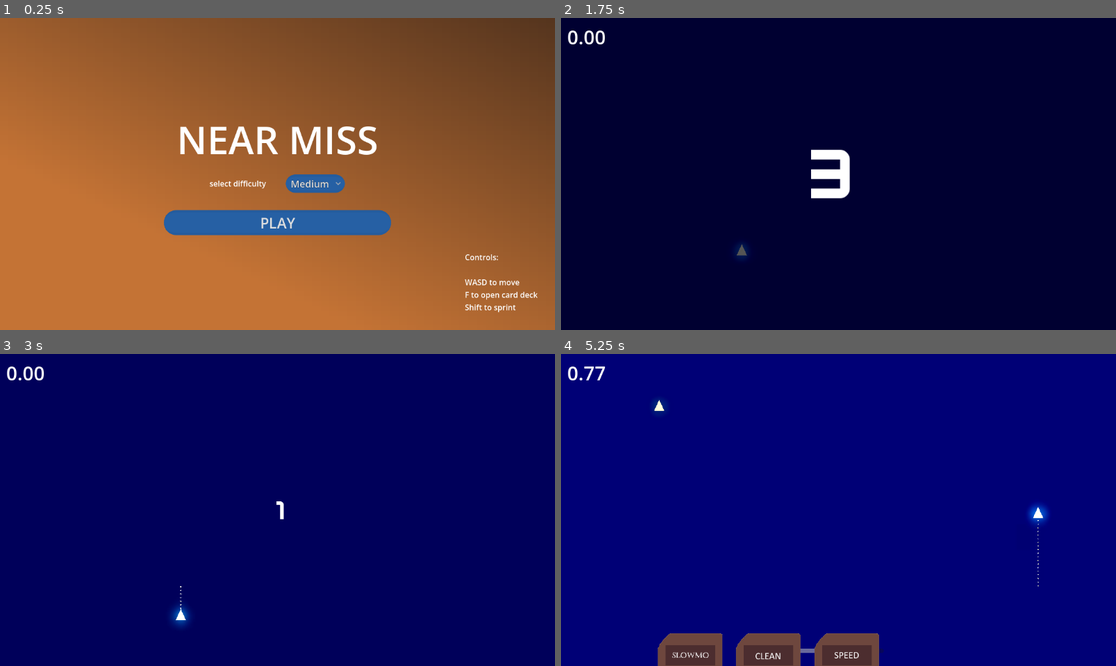
Above: before the commit, frames 1-4 (two rows, left to right).
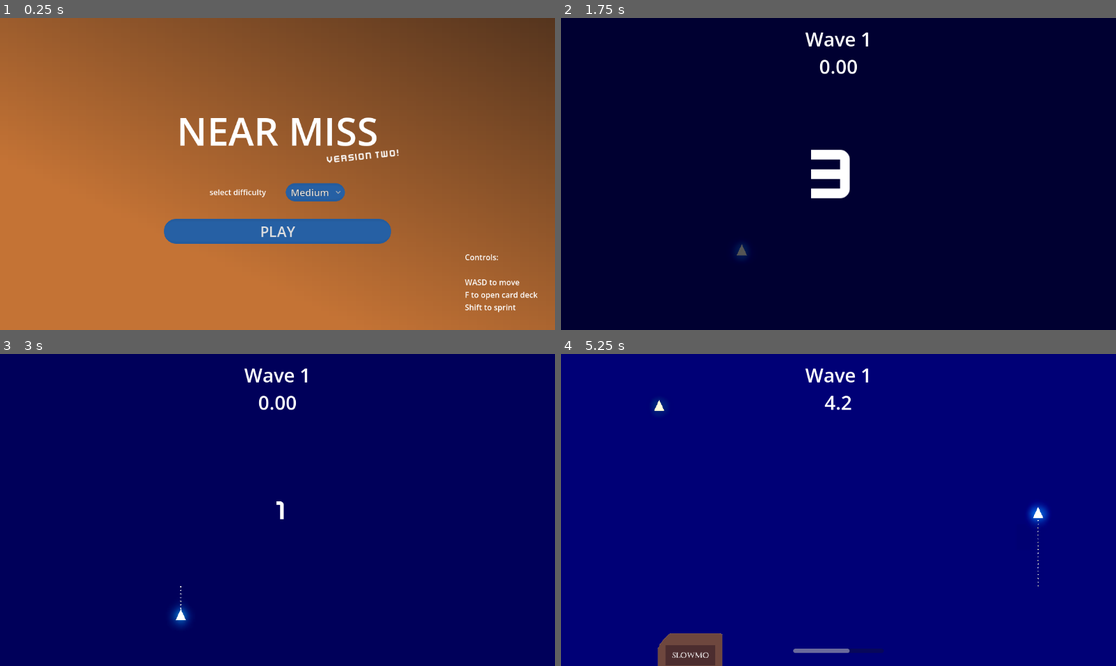
Above: after the commit, the same moments.

Repository: VeryUsual/near-miss
Game: Godot game, scene res://Scenes/MainMenu.tscn
Two runs of this game, one before a commit and one after it. Both use one fixed random seed, a clock stepped at 60 frames per second and the inputs below.
Inputs (mouse positions are in pixels of both pictures, inside the frame that each line leads up to):
- Up to frame 1 (0.25 s): no input
- Up to frame 2 (1.75 s): click "PLAY" at 0.5 s; click "PLAY" at 1.25 s
- Up to frame 3 (3 s): tap Enter at 2 s; move the mouse to (399, 494) at 2.02 s; hold D (right) 2.03-2.78 s; hold F (open_deck) 2.03-2.78 s; click (399, 494) at 2.17 s; move the mouse to (166, 525) at 2.77 s; hold S (down) from 2.78 s (still down); tap F (open_deck) at 2.85 s; click (166, 525) at 2.92 s
- Up to frame 4 (5.25 s): move the mouse to (894, 441) at 3.52 s; release S (down) at 3.53 s; hold D (right) 3.53-4.28 s; hold Shift (shift) 3.53-4.28 s; click (894, 441) at 3.67 s; tap F (open_deck) at 3.8, 4.55 s; move the mouse to (810, 572) at 4.27 s; hold W (up) 4.28-5.03 s; tap Alt at 4.35 s; click (810, 572) at 4.42 s; move the mouse to (1005, 556) at 5.02 s; hold A (left) from 5.03 s (still down); hold F (open_deck) from 5.03 s (still down); click (1005, 556) at 5.17 s

The runs differ from the first frame. In frame 1, 5.5% of the frame differs, in the area x 29-72%, y 31-73%; in frame 2, 0.5%; in frame 3, 0.5%; in frame 4, 2.8%.

Commit message:
changed from time based to wave based

Diff:
--- a/Scenes/MainMenu.tscn
+++ b/Scenes/MainMenu.tscn
@@ -2,6 +2,7 @@
 
 [ext_resource type="Script" uid="uid://xtw4a12twvyn" path="res://Scripts/main_menu.gd" id="1_tt5f1"]
 [ext_resource type="Theme" uid="uid://c4qdf6fn2x41n" path="res://Assets/Themes/MainMenuButtonTheme.tres" id="2_853f1"]
+[ext_resource type="FontFile" uid="uid://dyn4sgxgayjhq" path="res://Assets/Fonts/Kenney Future Narrow.ttf" id="2_ghw46"]
 [ext_resource type="PackedScene" uid="uid://c4w65u4ii1rdu" path="res://Scenes/fadetransition.tscn" id="3_8saeu"]
 
 [sub_resource type="Gradient" id="Gradient_853f1"]
@@ -32,6 +33,24 @@
 grow_vertical = 2
 theme_override_styles/panel = SubResource("StyleBoxTexture_853f1")
 
+[node name="VersionTwoText" type="Label" parent="." unique_id=1461526305]
+layout_mode = 1
+anchors_preset = 8
+anchor_left = 0.5
+anchor_top = 0.5
+anchor_right = 0.5
+anchor_bottom = 0.5
+offset_left = 105.0
+offset_top = -40.5
+offset_right = 251.0
+offset_bottom = -17.5
+grow_horizontal = 2
+grow_vertical = 2
+rotation = -0.10297442
+theme_override_fonts/font = ExtResource("2_ghw46")
+theme_override_font_sizes/font_size = 20
+text = "Version Two!"
+
 [node name="VBoxContainer" type="VBoxContainer" parent="." unique_id=875042489]
 layout_mode = 1
 anchors_preset = 15
@@ -50,6 +69,12 @@
 text = "NEAR MISS"
 horizontal_alignment = 1
 vertical_alignment = 1
+
+[node name="Control2" type="Control" parent="VBoxContainer" unique_id=672136414]
+layout_mode = 2
+
+[node name="Control3" type="Control" parent="VBoxContainer" unique_id=923795200]
+layout_mode = 2
 
 [node name="HBoxContainer" type="HBoxContainer" parent="VBoxContainer" unique_id=1142377346]
 layout_mode = 2
--- a/Scenes/game.tscn
+++ b/Scenes/game.tscn
@@ -82,13 +82,48 @@
 
 [node name="FadeTransition" parent="CanvasLayer" unique_id=758593637 instance=ExtResource("8_v158k")]
 
+[node name="WaveCompleted" type="Label" parent="CanvasLayer" unique_id=78838073]
+visible = false
+anchors_preset = 8
+anchor_left = 0.5
+anchor_top = 0.5
+anchor_right = 0.5
+anchor_bottom = 0.5
+offset_left = -68.0
+offset_top = -11.5
+offset_right = 68.0
+offset_bottom = 11.5
+grow_horizontal = 2
+grow_vertical = 2
+theme_override_fonts/font = ExtResource("4_3dryh")
+theme_override_font_sizes/font_size = 60
+text = "Wave Completed!"
+
+[node name="WaveLabel" type="Label" parent="CanvasLayer" unique_id=586913272]
+anchors_preset = 5
+anchor_left = 0.5
+anchor_right = 0.5
+offset_left = -69.0
+offset_top = 16.0
+offset_right = 69.0
+offset_bottom = 71.0
+grow_horizontal = 2
+theme_override_font_sizes/font_size = 40
+text = "Wave 1"
+horizontal_alignment = 1
+
 [node name="GameDurationLabel" type="Label" parent="CanvasLayer" unique_id=335810291]
-offset_left = 13.0
-offset_top = 12.0
-offset_right = 141.0
-offset_bottom = 67.0
+anchors_preset = 5
+anchor_left = 0.5
+anchor_right = 0.5
+offset_left = -64.0
+offset_top = 73.0
+offset_right = 64.0
+offset_bottom = 128.0
+grow_horizontal = 2
 theme_override_font_sizes/font_size = 40
 text = "0.00"
+horizontal_alignment = 1
 
 [node name="Countdown" type="Label" parent="CanvasLayer" unique_id=613415709]
 anchors_preset = 8
--- /dev/null
+++ b/Scenes/wavecompleted.tscn
@@ -0,0 +1,41 @@
+[gd_scene format=3 uid="uid://5qglx3f4vhrj"]
+
+[ext_resource type="Script" uid="uid://c2viyernkx7ju" path="res://Scripts/wavecompleted.gd" id="1_xrutj"]
+
+[node name="WaveCompleted" type="Control" unique_id=242989467]
+layout_mode = 3
+anchors_preset = 15
+anchor_right = 1.0
+anchor_bottom = 1.0
+grow_horizontal = 2
+grow_vertical = 2
+script = ExtResource("1_xrutj")
+
+[node name="AbilityButton1" type="Button" parent="." unique_id=1281108664]
+layout_mode = 0
+offset_left = 259.0
+offset_top = 173.0
+offset_right = 517.0
+offset_bottom = 387.0
+theme_override_font_sizes/font_size = 60
+text = "SPEED"
+
+[node name="AbilityButton2" type="Button" parent="." unique_id=1296340359]
+layout_mode = 0
+offset_left = 664.0
+offset_top = 171.0
+offset_right = 922.0
+offset_bottom = 385.0
+theme_override_font_sizes/font_size = 60
+text = "CLEAN"
+
+[node name="Label" type="Label" parent="." unique_id=106010235]
+layout_mode = 0
+offset_left = 522.0
+offset_top = 130.0
+offset_right = 629.0
+offset_bottom = 153.0
+text = "pick an ability"
+
+[connection signal="pressed" from="AbilityButton1" to="." method="_on_ability_button_1_pressed"]
+[connection signal="pressed" from="AbilityButton2" to="." method="_on_ability_button_2_pressed"]
--- a/Scripts/Globals.gd
+++ b/Scripts/Globals.gd
@@ -3,3 +3,6 @@
 var difficulty = ""
 var last_game_duration = null
 var personal_best = 0
+var wave = 1
+var wave_durations = [5, 10, 30, 40, 50, 60, 60, 60, 90, 100, 100, 100, 100, 100, 100, 100]
+var equipped_cards = ["slowmo"]
--- a/Scripts/enemy.gd
+++ b/Scripts/enemy.gd
@@ -9,7 +9,7 @@
 
 func _ready() -> void:
 	if Globals.difficulty == "Easy":
-		SPEED = 350
+		SPEED = 100
 	elif Globals.difficulty == "Hard":
 		SPEED = 500
 	elif Globals.difficulty == "GOD":
--- a/Scripts/game.gd
+++ b/Scripts/game.gd
@@ -11,7 +11,7 @@
 
 var current_normal_timescale = 1.0
 
-var enabled_cards = ["slowmo", "clean", "speed"]
+var enabled_cards = Globals.equipped_cards.duplicate()
 
 var environment
 
@@ -28,6 +28,8 @@
 	environment = $WorldEnvironment.environment
 
 	$CanvasLayer/CardDeck.visible = false
+
+	$CanvasLayer/WaveLabel.text = "Wave " + str(Globals.wave)
 
 	$CanvasLayer/FadeTransition/AnimationPlayer.play("fade_out")
 
@@ -90,6 +92,20 @@
 			$CanvasLayer/CardDeck/Card2Area2D/Sprite2D.modulate = Color(1.0, 1.0, 1.0)
 		else:
 			$CanvasLayer/CardDeck/Card2Area2D/Sprite2D.modulate = Color(0.5, 0.5, 0.5)
+
+		if "slowmo" in Globals.equipped_cards:
+			$CanvasLayer/CardDeck/Card1Area2D/Sprite2D.modulate = Color(1.0, 1.0, 1.0, 1.0)
+		else:
+			$CanvasLayer/CardDeck/Card1Area2D/Sprite2D.modulate = Color(0.0, 0.0, 0.0, 0.0)
+		if "clean" in Globals.equipped_cards:
+			$CanvasLayer/CardDeck/Card2Area2D/Sprite2D.modulate = Color(1.0, 1.0, 1.0, 1.0)
+		else:
+			$CanvasLayer/CardDeck/Card2Area2D/Sprite2D.modulate = Color(0.0, 0.0, 0.0, 0.0)
+		if "speed" in Globals.equipped_cards:
+			$CanvasLayer/CardDeck/Card3Area2D/Sprite2D.modulate = Color(1.0, 1.0, 1.0, 1.0)
+		else:
+			$CanvasLayer/CardDeck/Card3Area2D/Sprite2D.modulate = Color(0.0, 0.0, 0.0, 0.0)
+
 		$CanvasLayer/CardDeck.visible = true
 		Engine.time_scale = 0.25
 	else:
@@ -111,7 +127,7 @@
 func _on_card_1_area_2d_input_event(viewport: Node, event: InputEvent, shape_idx: int) -> void:
 	if event is InputEventMouseButton and event.pressed:
 		if event.button_index == MOUSE_BUTTON_LEFT:
-			if "slowmo" in enabled_cards:
+			if "slowmo" in enabled_cards and "slowmo" in Globals.equipped_cards:
 				var cardclosetween = get_tree().create_tween()
 				cardclosetween.tween_property($CanvasLayer/CardDeck/Card1Area2D/Sprite2D, "modulate", Color(0.5, 0.5, 0.5), 0.06).set_ease(Tween.EASE_OUT).set_trans(Tween.TRANS_SINE)
 				enabled_cards.erase("slowmo")
@@ -130,7 +146,14 @@
 func _process(delta: float) -> void:
 	if game_started:
 		game_duration += delta
-		$CanvasLayer/GameDurationLabel.text = str(snapped(game_duration, 0.01))
+		if (Globals.wave_durations[Globals.wave-1] - snapped(game_duration, 0.1) <= 0):
+			$CanvasLayer/WaveCompleted.show()
+			await get_tree().create_timer(0.5).timeout
+			get_tree().change_scene_to_file("res://Scenes/wavecompleted.tscn")
+		var gamedurlabeltext = str(Globals.wave_durations[Globals.wave-1] - snapped(game_duration, 0.1))
+		if len(gamedurlabeltext.split(".")[1]) == 0:
+			gamedurlabeltext = gamedurlabeltext + "0"
+		$CanvasLayer/GameDurationLabel.text = gamedurlabeltext
 
 	if $CanvasLayer/CardDeck/Card1Area2D/Card1CooldownTimer.time_left != 0:
 		$CanvasLayer/CardDeck/Card1Area2D/Card1CooldownTimerLabel.visible = true
@@ -151,7 +174,7 @@
 func _on_card_2_area_2d_input_event(viewport: Node, event: InputEvent, shape_idx: int) -> void:
 	if event is InputEventMouseButton and event.pressed:
 		if event.button_index == MOUSE_BUTTON_LEFT:
-			if "clean" in enabled_cards:
+			if "clean" in enabled_cards and "clean" in Globals.equipped_cards:
 				var cardclosetween = get_tree().create_tween()
 				cardclosetween.tween_property($CanvasLayer/CardDeck/Card2Area2D/Sprite2D, "modulate", Color(0.5, 0.5, 0.5), 0.06).set_ease(Tween.EASE_OUT).set_trans(Tween.TRANS_SINE)
 				enabled_cards.erase("clean")
@@ -177,7 +200,7 @@
 func _on_card_3_area_2d_input_event(viewport: Node, event: InputEvent, shape_idx: int) -> void:
 	if event is InputEventMouseButton and event.pressed:
 		if event.button_index == MOUSE_BUTTON_LEFT:
-			if "speed" in enabled_cards:
+			if "speed" in enabled_cards and "speed" in Globals.equipped_cards:
 				var cardclosetween = get_tree().create_tween()
 				cardclosetween.tween_property($CanvasLayer/CardDeck/Card3Area2D/Sprite2D, "modulate", Color(0.5, 0.5, 0.5), 0.06).set_ease(Tween.EASE_OUT).set_trans(Tween.TRANS_SINE)
 				enabled_cards.erase("speed")
--- a/Scripts/game_over.gd
+++ b/Scripts/game_over.gd
@@ -8,13 +8,8 @@
 	Engine.time_scale = 1.0
 	$PBLabel.hide()
 
-	last_game_duration = snapped(Globals.last_game_duration, 0.01)
+	last_game_duration = Globals.wave
 
-	if Globals.last_game_duration > Globals.personal_best:
-		Globals.personal_best = Globals.last_game_duration
-		$PBLabel.text = "You set a NEW personal best!"
-	else:
-		$PBLabel.text = "Personal Best: " + str(snapped(Globals.personal_best, 0.01)) + " seconds."
 	$PBLabel.show()
 
 func _on_last_game_dur_set(new_value: int) -> void:
@@ -37,4 +32,4 @@
 
 func _on_fake_tweened_last_game_duration_set(new_value: int) -> void:
 	fake_tweened_last_game_duration = new_value
-	$Label2.text = "You survived for " + str(snapped(fake_tweened_last_game_duration, 0.01)) + " seconds."
+	$Label2.text = "You survived for " + str(Globals.wave) + " waves."
--- a/Scripts/main_menu.gd
+++ b/Scripts/main_menu.gd
@@ -4,6 +4,24 @@
 
 func _ready() -> void:
 	Engine.time_scale = 1.0
+
+	var versiontwotween = create_tween()
+	versiontwotween.set_loops()
+
+	versiontwotween.tween_property(
+		$VersionTwoText,
+		"theme_override_font_sizes/font_size", 21, 0.5
+	).set_trans(Tween.TRANS_SINE).set_ease(Tween.EASE_OUT)
+
+	versiontwotween.tween_property(
+		$VersionTwoText,
+		"theme_override_font_sizes/font_size", 19, 0.5
+	).set_trans(Tween.TRANS_SINE).set_ease(Tween.EASE_IN_OUT)
+
+	versiontwotween.tween_property(
+		$VersionTwoText,
+		"theme_override_font_sizes/font_size", 20, 0.5
+	).set_trans(Tween.TRANS_SINE).set_ease(Tween.EASE_OUT)
 
 func _on_button_pressed() -> void:
 	button_type = "play"
--- /dev/null
+++ b/Scripts/wavecompleted.gd
@@ -0,0 +1,28 @@
+extends Control
+
+var abilities_to_buy = []
+
+func _ready() -> void:
+	if "speed" not in Globals.equipped_cards:
+		abilities_to_buy.append("speed")
+	if "clean" not in Globals.equipped_cards:
+		abilities_to_buy.append("clean")
+
+	for i in range(2):
+		if len(abilities_to_buy) < 2:
+			abilities_to_buy.append("")
+
+	$AbilityButton1.text = abilities_to_buy[0]
+	$AbilityButton2.text = abilities_to_buy[1]
+
+func next_wave():
+	Globals.wave += 1
+	get_tree().change_scene_to_file("res://Scenes/game.tscn")
+
+func _on_ability_button_1_pressed() -> void:
+	Globals.equipped_cards.append(abilities_to_buy[0])
+	next_wave()
+
+func _on_ability_button_2_pressed() -> void:
+	Globals.equipped_cards.append(abilities_to_buy[1])
+	next_wave()
--- a/project.godot
+++ b/project.godot
@@ -18,6 +18,11 @@
 [autoload]
 
 Globals="*uid://dpl1b5t2mrnpe"
+
+[editor]
+
+movie_writer/movie_file="C:\\Users\\ARK\\Documents\\swccodingvideo\\nearmiss.avi"
+movie_writer/fps=100
 
 [editor_plugins]
 
Not shown, added: Scripts/wavecompleted.gd.uid
